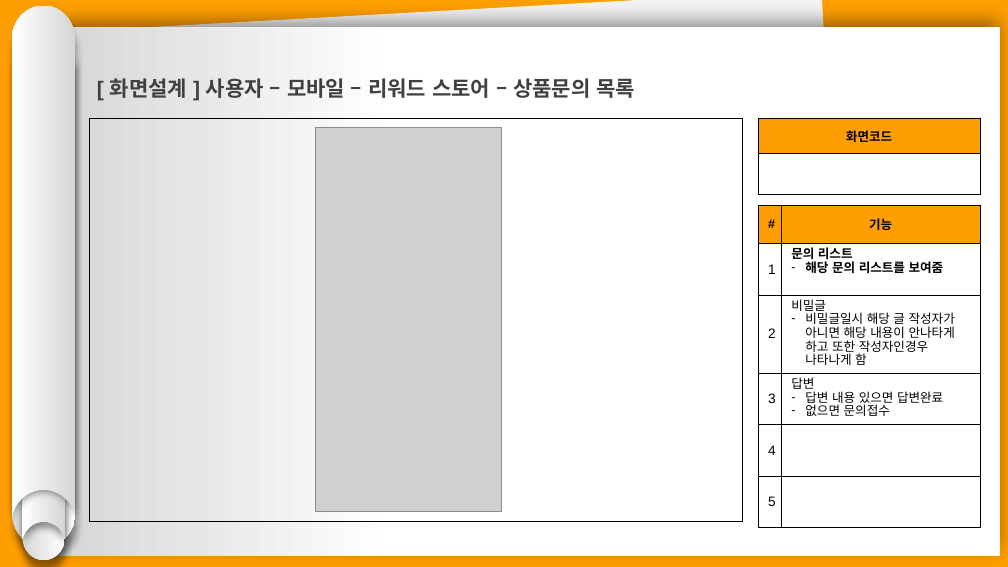
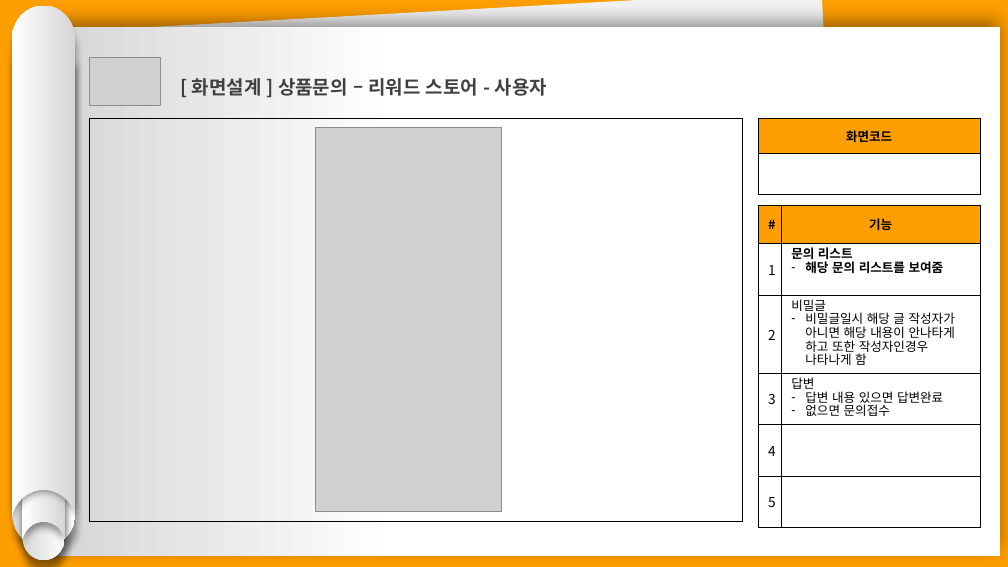
Before and after one commit to hhsw07/ezen-academy-projects, a slide deck: slide 11 of 0 발표용 파워포인트/project06 - 파워포인트 종합 - 기범.pptx (slide 12 before the commit). Drawn at 1008x567 pixels with LibreOffice and Linux fonts; fonts in the diff are those of the drawing; grey boxes stand for pictures. Boxes give left, top, right and bottom in pixels: in the first picture for what was removed or moved away, otherwise in the second. Text is boxed around its words. In the diff, an @@ line names an element or a change of style, - is before the commit and + after.

```diff
--- a/0 발표용 파워포인트/project06 - 파워포인트 종합 - 기범.pptx
+++ b/0 발표용 파워포인트/project06 - 파워포인트 종합 - 기범.pptx
@@ picture added at <box>89,57,160,105</box> @@
@@ text at <box>192,78,547,96</box>: text changed; size 20 to 18 pt; font Arial to Noto Sans CJK KR @@
-[ 화면설계 ] 사용자 – 모바일 – 리워드 스토어 – 상품문의 목록
+[ 화면설계 ] 상품문의 – 리워드 스토어 - 사용자
@@ table at <box>758,205,981,528</box> @@
@@ font Arial to Noto Sans CJK KR @@
```
Also in this commit, not shown: 11 other slides changed, 1 slide removed.
